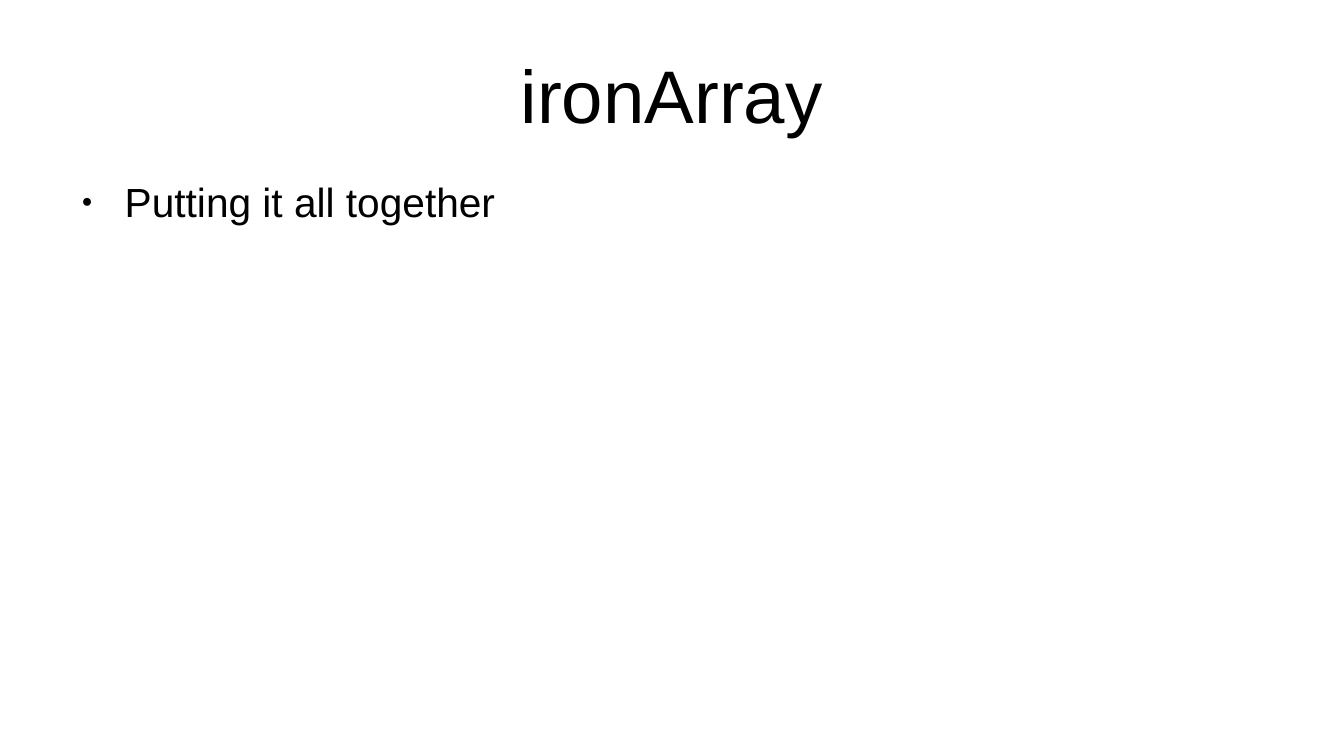
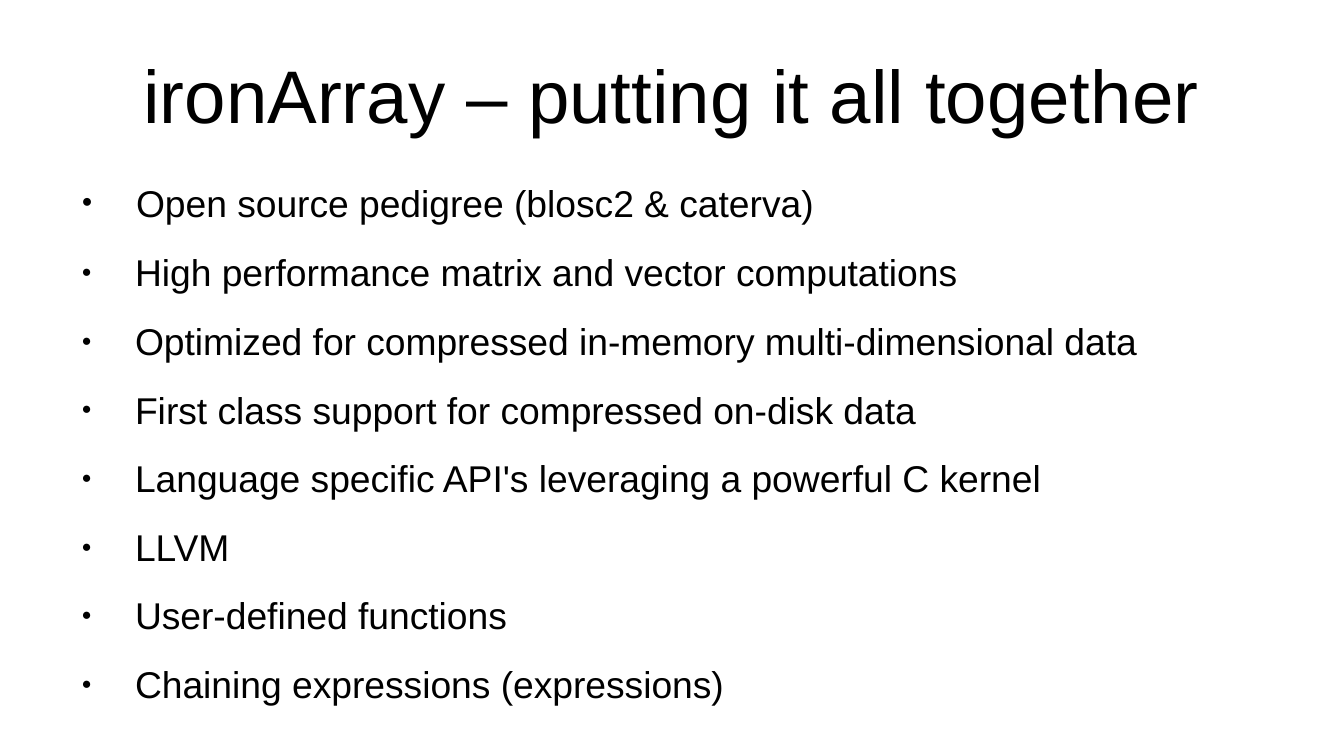
Before and after one commit to inaos/iron-array, a slide deck: slide 18 of decks/pyDataNyc2019.odp (slide 20 before the commit). Drawn at 1344x756 pixels with LibreOffice and Linux fonts; fonts in the diff are those of the drawing. Boxes give left, top, right and bottom in pixels: in the first picture for what was removed or moved away, otherwise in the second. Text is boxed around its words. In the diff, an @@ line names an element or a change of style, - is before the commit and + after.

```diff
--- a/decks/pyDataNyc2019.odp
+++ b/decks/pyDataNyc2019.odp
@@ title at bbox=[143, 69, 1198, 137]: text changed @@
-ironArray
+ironArray – putting it all together
@@ text removed at bbox=[125, 187, 495, 225] @@
-● Putting it all together
@@ text added at bbox=[135, 190, 1136, 706], 22 pt, text #000000 @@
+● Open source pedigree (blosc2 & caterva)
+● High performance matrix and vector computations
+● Optimized for compressed in-memory multi-dimensional data
+● First class support for compressed on-disk data
+● Language specific API's leveraging a powerful C kernel
+● LLVM
+● User-defined functions
+● Chaining expressions (expressions)
```
Also in this commit, not shown: 2 other slides changed, 4 slides added, 3 slides removed, 6 other files.
